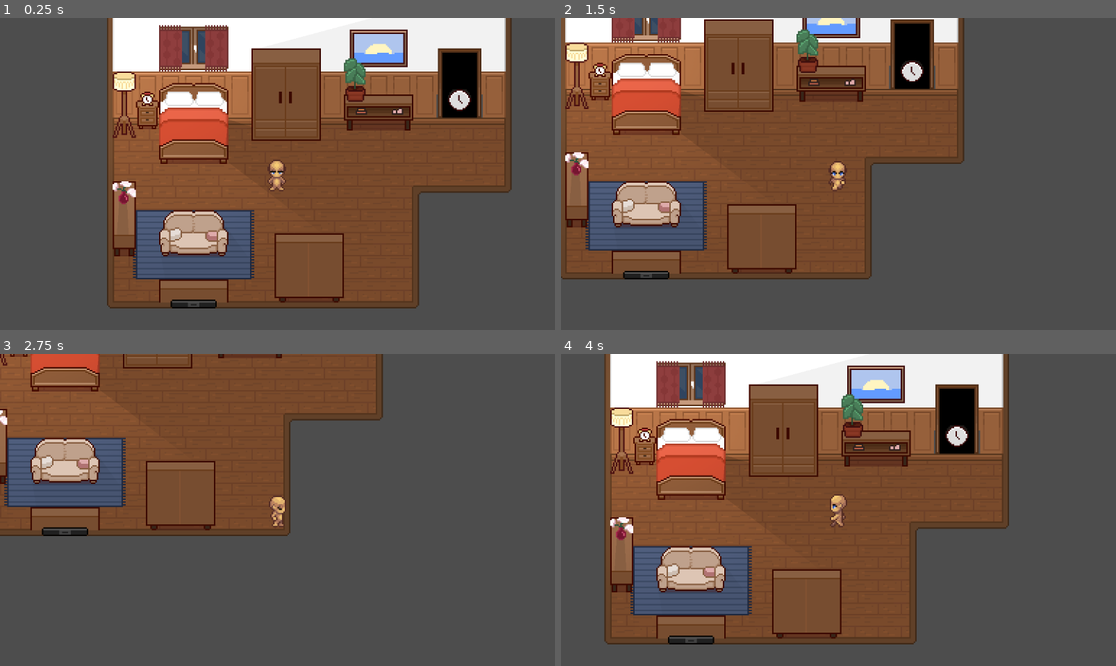
Above: before the commit, frames 1-4 (two rows, left to right).
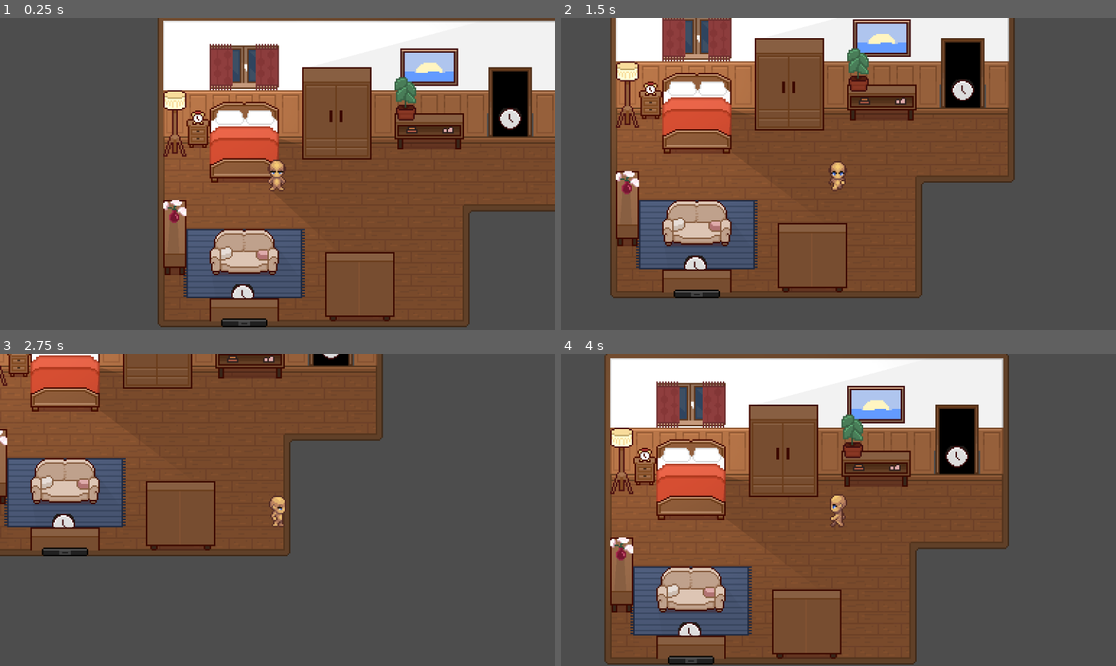
Above: after the commit, the same moments.

Repository: ethantheb/jammers
Game: Godot game, scene res://scenes/bedroom.tscn
The game is run twice, just before and just after one commit, with the same random seed, the same clock (stepped at 60 frames per second) and the same inputs.
Inputs:
- Up to frame 1 (0.25 s): no input
- Up to frame 2 (1.5 s): hold Right (ui_right) 0.53-1.28 s; hold Down (ui_down) from 1.28 s (still down)
- Up to frame 3 (2.75 s): release Down (ui_down) at 2.03 s; hold Right (ui_right) from 2.03 s (still down)
- Up to frame 4 (4 s): release Right (ui_right) at 2.78 s; hold Up (ui_up) 2.78-3.53 s; hold Left (ui_left) from 3.53 s (still down)

The runs differ from the first frame. In frame 1, 49% of the frame differs, in the area x 19-100%, y 0-100%; in frame 2, 45%; in frame 3, 14%; in frame 4, 28%.

Commit message:
portals everywhere

Diff:
--- a/scenes/bedroom.tscn
+++ b/scenes/bedroom.tscn
@@ -8562,7 +8562,6 @@
 tile_set = SubResource("TileSet_eccgu")
 
 [node name="FloorDecorations" type="TileMapLayer" parent="." unique_id=1642258375]
-z_index = 1
 y_sort_enabled = true
 position = Vector2(36, 28)
 tile_map_data = PackedByteArray("AAD+//r/AQAFAAgAAAD+//v/AQAFAAkAAAD+//z/AQAFAAoAAAD///r/AQAGAAgAAAD///v/AQAGAAkAAAD/// …(256 unchanged characters)…
@@ -8585,6 +8584,12 @@
 
 [node name="AboveFloor" type="Node2D" parent="." unique_id=1871466985]
 y_sort_enabled = true
+
+[node name="PortalToTesting" parent="AboveFloor" unique_id=922015599 instance=ExtResource("15_port")]
+position = Vector2(59, -22)
+spin_speed_deg = 0
+hover_ampl = 0
+target_path = "uid://bvwjtgv0s6iyr"
 
 [node name="LoweredDecorations" type="TileMapLayer" parent="AboveFloor" unique_id=537991112]
 z_index = 2
@@ -8610,13 +8615,13 @@
 tile_set = SubResource("TileSet_yygbf")
 
 [node name="Player" parent="AboveFloor" unique_id=1839945034 instance=ExtResource("14_lyvny")]
-position = Vector2(118, -93)
+position = Vector2(83, -106)
 
-[node name="PortalToLivingroom" parent="AboveFloor" unique_id=27864031 instance=ExtResource("15_port")]
+[node name="PortalToKitchen" parent="AboveFloor" unique_id=27864031 instance=ExtResource("15_port")]
 position = Vector2(244, -144)
 spin_speed_deg = 0
 hover_ampl = 0
-target_path = "res://scenes/test_level.tscn"
+target_path = "uid://bvwjtgv0s6iyr"
 
 [node name="InteractableBed" type="Area2D" parent="." unique_id=1568951082]
 collision_layer = 2
--- a/scenes/kitchen.tscn
+++ b/scenes/kitchen.tscn
@@ -9015,10 +9015,11 @@
 position = Vector2(244, -144)
 spin_speed_deg = 0
 hover_ampl = 0
-target_path = "res://scenes/test_level.tscn"
+target_path = "uid://d2ffgu2eh308e"
 
 [node name="PortalToBedroom" parent="AboveFloor2" unique_id=1532299131 instance=ExtResource("4_port")]
-position = Vector2(175, -64)
+visible = false
+position = Vector2(247, -29)
 target_path = "res://scenes/bedroom.tscn"
 
 [node name="LoweredDecorations" type="TileMapLayer" parent="AboveFloor2" unique_id=446602594]
Not shown: 1 places in scenes/bedroom.tscn that only renumber resources
